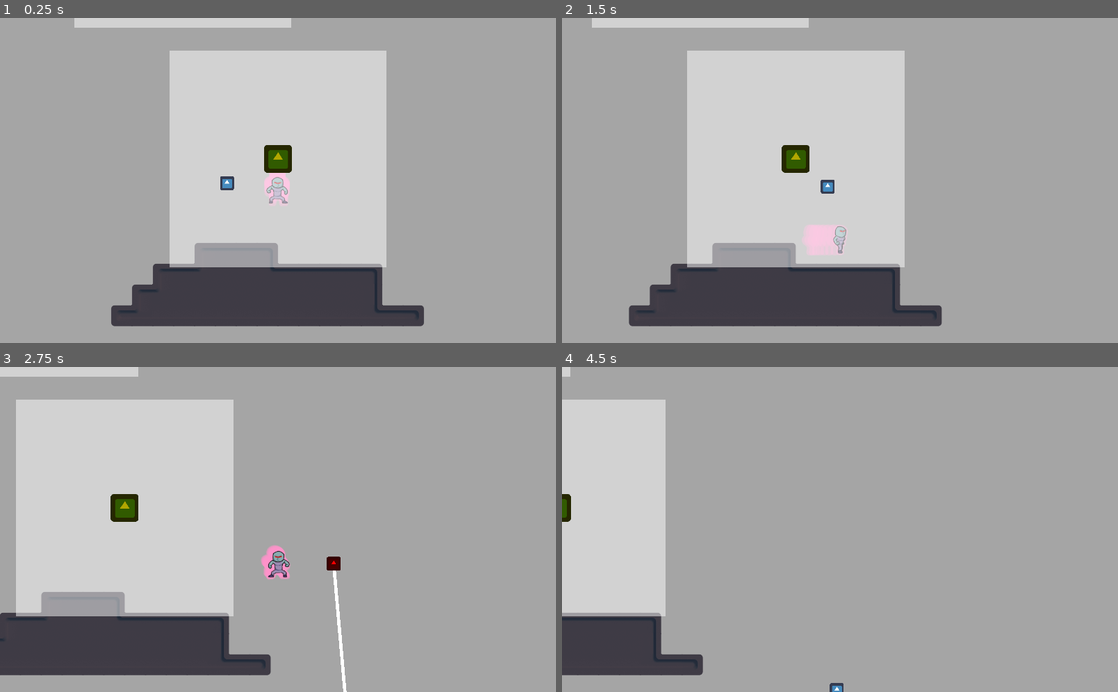
Above: before the commit, frames 1-4 (two rows, left to right).
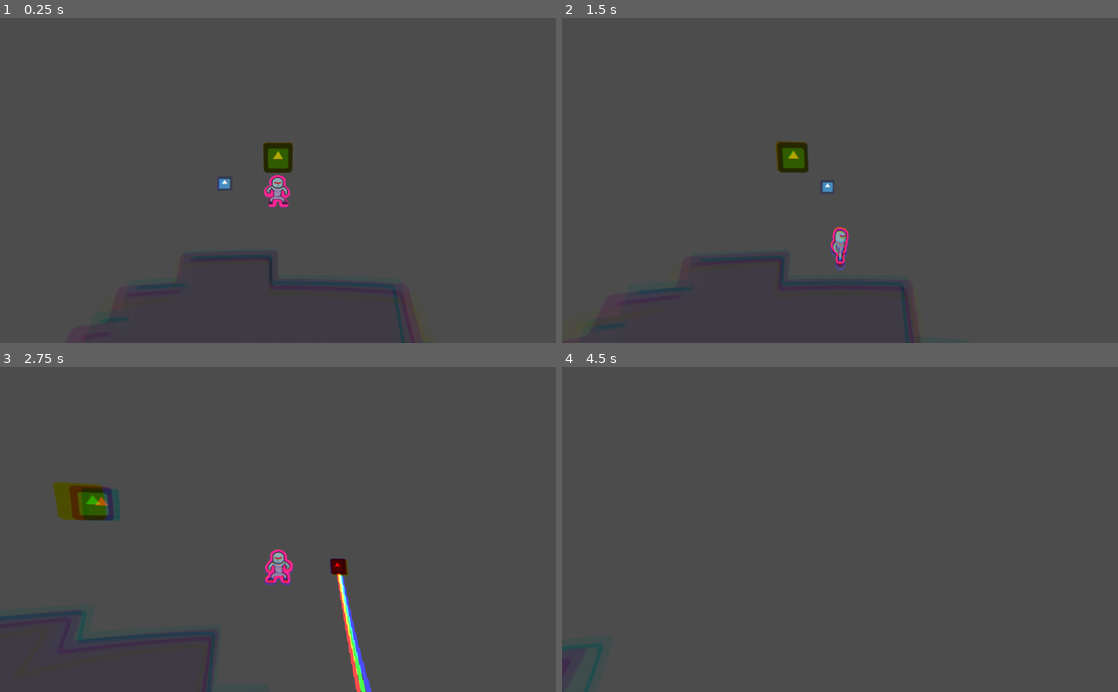
Above: after the commit, the same moments.

Repository: mdrgon1/GWJ-22-Spinzo
Game: Godot game, scene res://Main.tscn
The game is run twice, just before and just after one commit, with the same random seed, the same clock (stepped at 60 frames per second) and the same inputs. Before the commit the project starts from res://MainLevel.tscn. The engine's default icon, where the game draws it, is replaced by a stand-in: a white triangle on a blue panel in a dark square.
Inputs:
- Up to frame 1 (0.25 s): no input
- Up to frame 2 (1.5 s): hold Shift (aim) 0.53-1.28 s; hold Right (move_right) from 0.53 s (still down); tap W (jump) at 0.77 s; tap E (throw_ball) at 1.35 s
- Up to frame 3 (2.75 s): tap W (jump) at 1.52 s; release Right (move_right) at 2.03 s; hold A (move_left) from 2.03 s (still down); hold Shift (aim) from 2.03 s (still down)
- Up to frame 4 (4.5 s): release A (move_left) at 2.78 s; release Shift (aim) at 2.78 s; hold Right (move_right) 2.78-4.28 s; tap E (throw_ball) at 2.85, 4.35 s; tap W (jump) at 3.02, 3.77 s; hold Shift (aim) 3.53-4.28 s; hold A (move_left) from 4.28 s (still down)

The runs differ from the first frame. In frame 1, 91% of the frame differs, in the area x 0-100%, y 0-100%; in frame 2, 92%; in frame 3, 93%; in frame 4, 97%.

Commit message:
created chromatic aberration shader

Diff:
--- /dev/null
+++ b/Project/Main.gd
@@ -0,0 +1,14 @@
+extends Node2D
+
+var camera : Camera2D
+
+# Called when the node enters the scene tree for the first time.
+func _ready():
+	#var main_level = load("res://MainLevel.tscn").instance()
+	#call_deferred("add_child", main_level)
+	pass
+
+func _process(delta):
+	if(camera == null):
+		camera = get_tree().get_nodes_in_group("camera")[0]
+	$Node2D.position = camera.position
--- /dev/null
+++ b/Project/Main.tscn
@@ -0,0 +1,33 @@
+[gd_scene load_steps=5 format=2]
+
+[ext_resource path="res://Main.gd" type="Script" id=1]
+[ext_resource path="res://shader.tres" type="Material" id=2]
+[ext_resource path="res://white.png" type="Texture" id=3]
+[ext_resource path="res://MainLevel.tscn" type="PackedScene" id=4]
+
+[node name="Node2D" type="Node2D"]
+script = ExtResource( 1 )
+
+[node name="MainLevel" parent="." instance=ExtResource( 4 )]
+
+[node name="Node2D" type="Node2D" parent="."]
+z_index = 2
+
+[node name="Control3" type="Control" parent="Node2D"]
+margin_left = -129.0
+margin_top = -79.0
+margin_right = 131.0
+margin_bottom = 78.0
+__meta__ = {
+"_edit_use_anchors_": false
+}
+
+[node name="shader" type="TextureRect" parent="Node2D/Control3"]
+material = ExtResource( 2 )
+anchor_right = 1.0
+anchor_bottom = 1.0
+texture = ExtResource( 3 )
+expand = true
+__meta__ = {
+"_edit_use_anchors_": false
+}
--- a/Project/MainLevel.tscn
+++ b/Project/MainLevel.tscn
@@ -26,16 +26,14 @@
 collision_mask = 2
 
 [node name="Player Trail" type="Node2D" parent="."]
+z_index = -1
 script = ExtResource( 2 )
 trail_speed = 80.0
-num_trails = 7
 pos_lerp = 20.0
 target_path = NodePath("../../MainLevel/Player")
 
 [node name="Sprite" type="AnimatedSprite" parent="Player Trail"]
-modulate = Color( 1, 1, 1, 0.439216 )
 scale = Vector2( 0.2, 0.2 )
-z_index = -1
 frames = ExtResource( 6 )
 animation = "Fall"
 offset = Vector2( 0, -3.5 )
--- a/Project/Player Outline/PlayerOutline.gd
+++ b/Project/Player Outline/PlayerOutline.gd
@@ -14,3 +14,4 @@
 func _process(delta):
 	if(sprite.animation != target.sprite.animation):
 		sprite.play(target.sprite.animation)
+	sprite.flip_h = target.sprite.flip_h
--- a/Project/Scripts/Camera.gd
+++ b/Project/Scripts/Camera.gd
@@ -4,6 +4,9 @@
 
 onready var player = get_tree().get_nodes_in_group("player")[0]
 
+func _enter_tree():
+	_set_current(true)
+
 func _process(delta):
 	position.y = min(position.y, player.position.y + Y_OFFSET)
 	position.x = player.position.x
--- a/Project/Scripts/LevelTemplate.gd
+++ b/Project/Scripts/LevelTemplate.gd
@@ -20,6 +20,7 @@
 
 
 func _draw():
+	return
 	draw_rect(bounds_rect, Color(1, 1, 1, 0.5))
 
 func _ready():
--- a/Project/Scripts/MainLevel.gd
+++ b/Project/Scripts/MainLevel.gd
@@ -14,6 +14,7 @@
 onready var camera : Camera2D = $Camera2D
 
 func _draw():
+	return
 	var despawn_bounds = DESPAWN_RECT
 	despawn_bounds.position += camera.position
 
--- a/Project/project.godot
+++ b/Project/project.godot
@@ -27,7 +27,7 @@
 [application]
 
 config/name="Godot wild jam 22"
-run/main_scene="res://MainLevel.tscn"
+run/main_scene="res://Main.tscn"
 config/icon="res://icon.png"
 
 [display]
--- /dev/null
+++ b/Project/shader.tres
@@ -0,0 +1,10 @@
+[gd_resource type="ShaderMaterial" load_steps=2 format=2]
+
+[ext_resource path="res://shaders/chromatic_aberration.shader" type="Shader" id=1]
+
+
+
+[resource]
+shader = ExtResource( 1 )
+shader_param/amount = 0.5
+shader_param/spread = 0.1
--- /dev/null
+++ b/Project/shaders/chromatic_aberration.shader
@@ -0,0 +1,17 @@
+shader_type canvas_item;
+
+vec2 distort(vec2 uv, float amount) {
+	vec2 center = vec2(0.5, 0.5);
+	return uv + (center - uv) * length(center - uv) * amount;
+}
+
+uniform float amount = 0.5;
+uniform float spread = 0.1;
+
+void fragment() {
+	vec2 uv = SCREEN_UV;
+	// chromatic aberration
+	COLOR.r = textureLod(SCREEN_TEXTURE, distort(uv, amount - spread), 0.0).r;
+	COLOR.g = textureLod(SCREEN_TEXTURE, distort(uv, amount), 0.0).g;
+	COLOR.b = textureLod(SCREEN_TEXTURE, distort(uv, amount + spread), 0.0).b;
+}
Binary file added: Project/white.png
Not shown, added: Project/white.png.import
